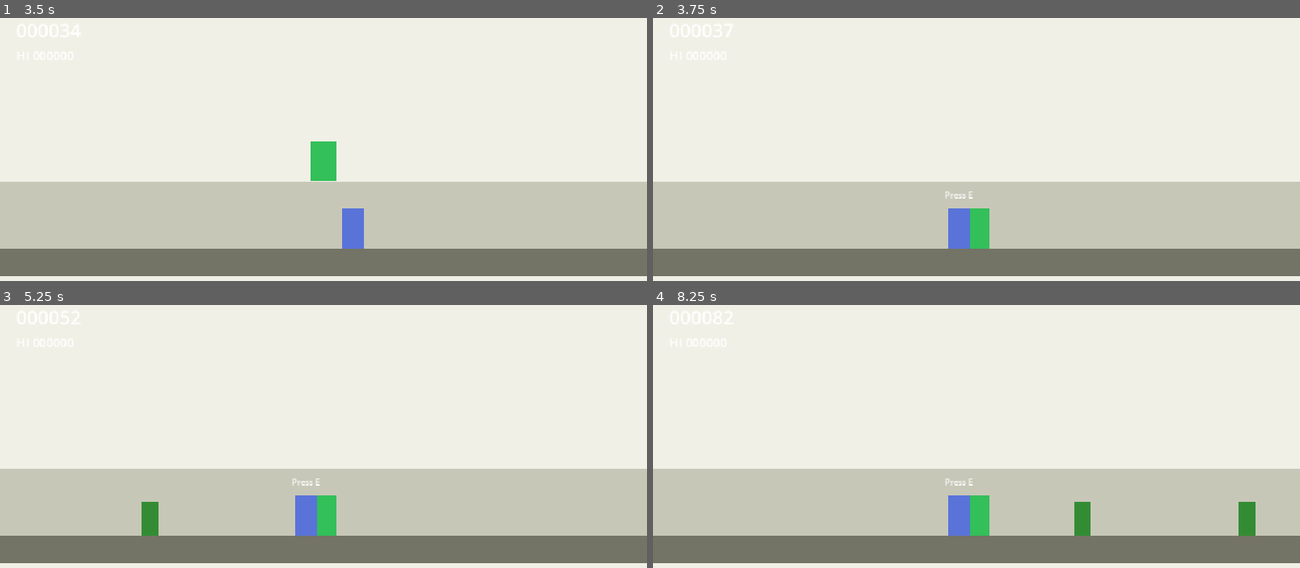
Above: before the commit, frames 1-4 (two rows, left to right).
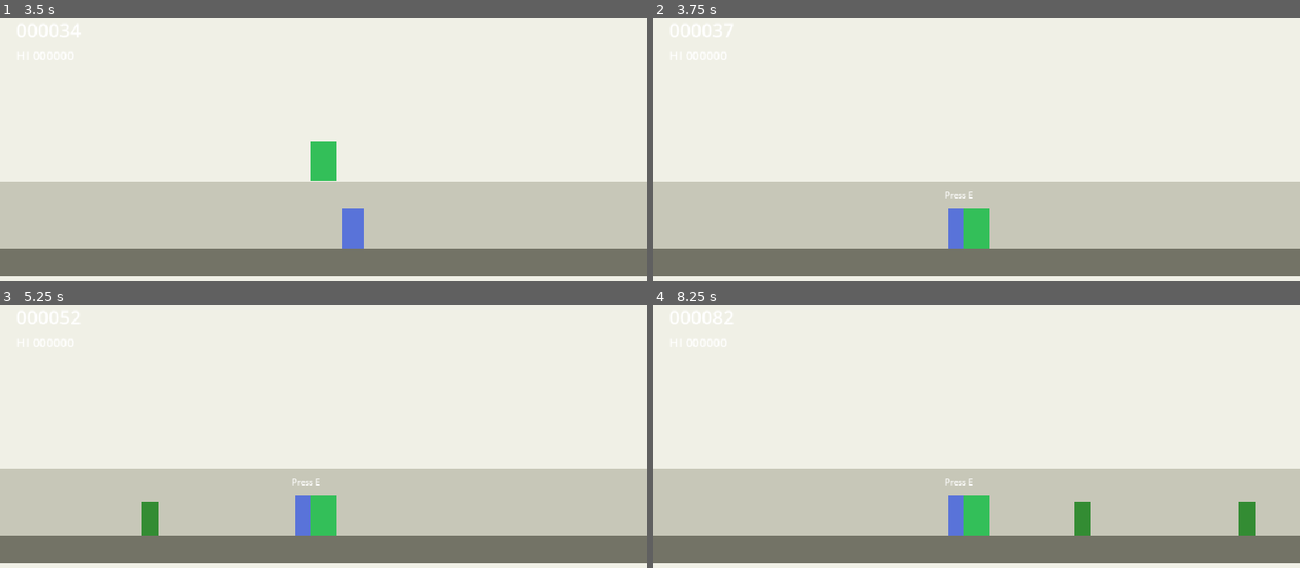
Above: after the commit, the same moments.

Repository: holdenprine/freerunnerdemo
Game: Godot game, scene res://scenes/main.tscn
The game is run twice, just before and just after one commit, with the same random seed, the same clock (stepped at 60 frames per second) and the same inputs.
Inputs:
- Up to frame 1 (3.5 s): tap Enter at 0.5 s; hold Down (duck) 0.53-1.28 s; hold Right (move_right) 0.53-2.03 s; tap Space (jump) at 0.77, 1.52, 3.02 s; tap E (interact) at 1.35, 2.85 s; hold Left (move_left) 2.03-2.78 s; hold Down (duck) 2.03-2.78 s; hold Right (move_right) from 2.78 s (still down)
- Up to frame 2 (3.75 s): keep holding Right (move_right); hold Down (duck) from 3.53 s (still down)
- Up to frame 3 (5.25 s): tap Space (jump) at 3.77, 4.52 s; release Right (move_right) at 4.28 s; release Down (duck) at 4.28 s; hold Left (move_left) 4.28-5.03 s; tap E (interact) at 4.35 s; hold Right (move_right) from 5.03 s (still down); hold Down (duck) from 5.03 s (still down)
- Up to frame 4 (8.25 s): release Right (move_right) at 5.78 s; release Down (duck) at 5.78 s; hold Left (move_left) 5.78-7.28 s; tap E (interact) at 5.85, 7.35 s; tap Space (jump) at 6.02, 6.77, 7.52 s; hold Down (duck) 6.53-7.28 s; hold Right (move_right) from 7.28 s (still down); hold Down (duck) from 8.03 s (still down)

Frame 1 is identical in both runs. In frame 2, 0.2% of the frame differs, in the area x 48-49%, y 72-88%; in frame 3, 0.2%; in frame 4, 0.2%.

Commit message:
ajusted draw priority and y-depth sorting to ensure player passes in front of npc for better UX, no issues atm

Diff:
--- a/scenes/game/game.tscn
+++ b/scenes/game/game.tscn
@@ -49,6 +49,7 @@
 color = Color(0.55, 0.55, 0.5, 1)
 
 [node name="World" type="Node2D" parent="."]
+y_sort_enabled = true
 script = ExtResource("8_bounds")
 
 [node name="Ground" type="StaticBody2D" parent="World"]
@@ -65,6 +66,12 @@
 offset_bottom = 20.0
 color = Color(0.45, 0.45, 0.4, 1)
 
+[node name="Spawner" type="Node2D" parent="World"]
+script = ExtResource("4_spawner")
+
+[node name="TestNpc" parent="World" instance=ExtResource("6_npc")]
+position = Vector2(600, 360)
+
 [node name="Player" parent="World" instance=ExtResource("3_player")]
 position = Vector2(150, 360)
 
@@ -72,12 +79,6 @@
 position = Vector2(150, 270)
 script = ExtResource("9_camera")
 
-[node name="Spawner" type="Node2D" parent="World"]
-script = ExtResource("4_spawner")
-
-[node name="TestNpc" parent="World" instance=ExtResource("6_npc")]
-position = Vector2(600, 360)
-
 [node name="HUD" parent="." instance=ExtResource("5_hud")]
 
 [node name="DialogBox" parent="." instance=ExtResource("7_dialog")]
--- a/scenes/npcs/test_npc.tscn
+++ b/scenes/npcs/test_npc.tscn
@@ -9,6 +9,7 @@
 size = Vector2(80, 80)
 
 [node name="TestNpc" type="Node2D" unique_id=1460328594]
+z_index = 0
 script = ExtResource("1_npc")
 
 [node name="Visual" type="ColorRect" parent="." unique_id=667586887]
--- a/scenes/player/player.tscn
+++ b/scenes/player/player.tscn
@@ -6,6 +6,7 @@
 size = Vector2(40, 60)
 
 [node name="Player" type="CharacterBody2D" unique_id=1293142616 groups=["player"]]
+z_index = 1
 collision_mask = 2
 script = ExtResource("1_player")
 
